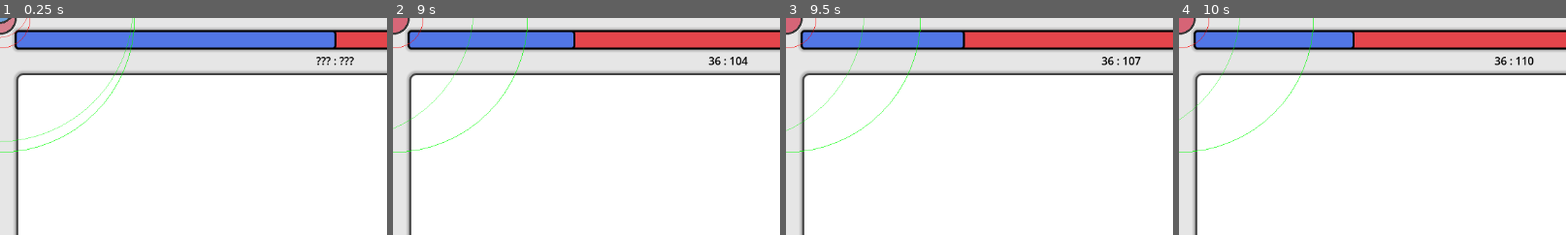
Above: before the commit, frames 1-4 (left to right).
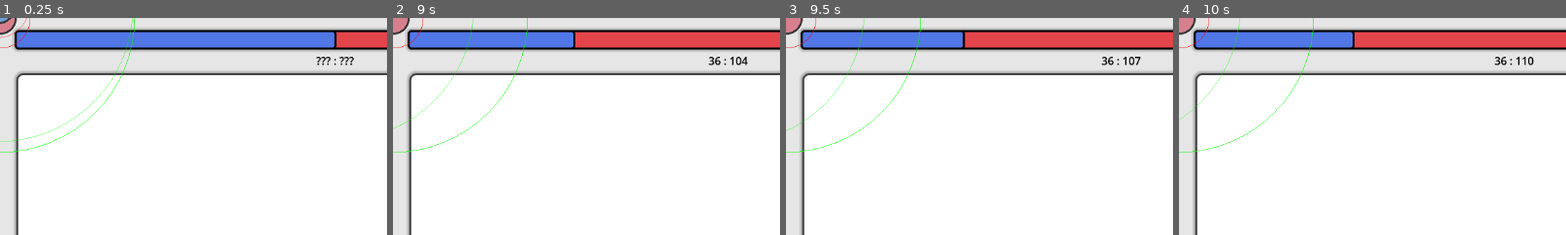
Above: after the commit, the same moments.

Repository: s7eamy/social-bubbles
Game: Godot game, scene res://test_eimantas.tscn
Same seed, same stepped clock (60 frames per second), same inputs: the game is played once before the commit and once after it. This scene is started directly instead of the project's main scene.
Inputs:
- Up to frame 1 (0.25 s): no input
- Up to frame 2 (9 s): tap Enter at 8.75 s
- Up to frame 3 (9.5 s): no input
- Up to frame 4 (10 s): tap Space at 9.5 s
The pictures show only the part of the screen within x 0-50%, y 0-50%; the shares and areas given below are measured in that part.

Frame 1 is identical in both runs. In frame 2, 0.2% of the frame differs, in the area x 0-4%, y 0-7%; in frame 3, 0.2%; in frame 4, 0.2%.

Commit message:
feat: make it so units influence media literacy of their fellows, not themselves

Diff:
--- a/scenes/unit/unit.gd
+++ b/scenes/unit/unit.gd
@@ -93,7 +93,7 @@
 		if target.media_literacy_score >= MAX_MEDIA_LITERACY or target.media_literacy_score <= MIN_MEDIA_LITERACY:
 			return
 	#media_literacy_score += multiplication_sign(self.type == Globals.UnitTypes.MEDIA_LITERATE) * multiplication_sign(target.type == Globals.UnitTypes.MEDIA_LITERATE) * increment_value
-	media_literacy_score += multiplication_sign(target.type == Globals.UnitTypes.MEDIA_LITERATE) * increment_value
+	target.media_literacy_score += multiplication_sign(target.type == Globals.UnitTypes.MEDIA_LITERATE) * increment_value
 
 func multiplication_sign(check: bool) -> int:
 	return 1 if check else -1
